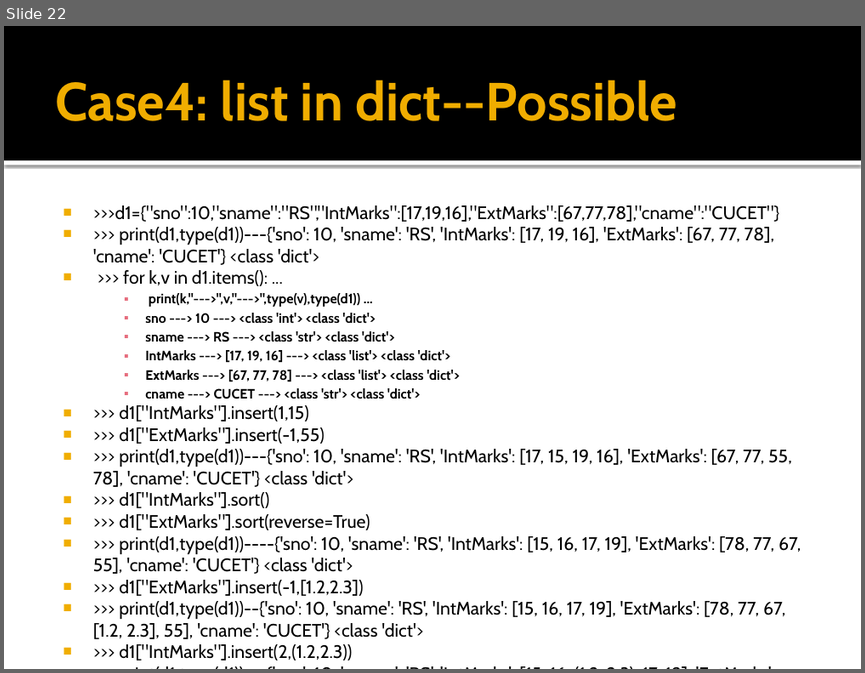
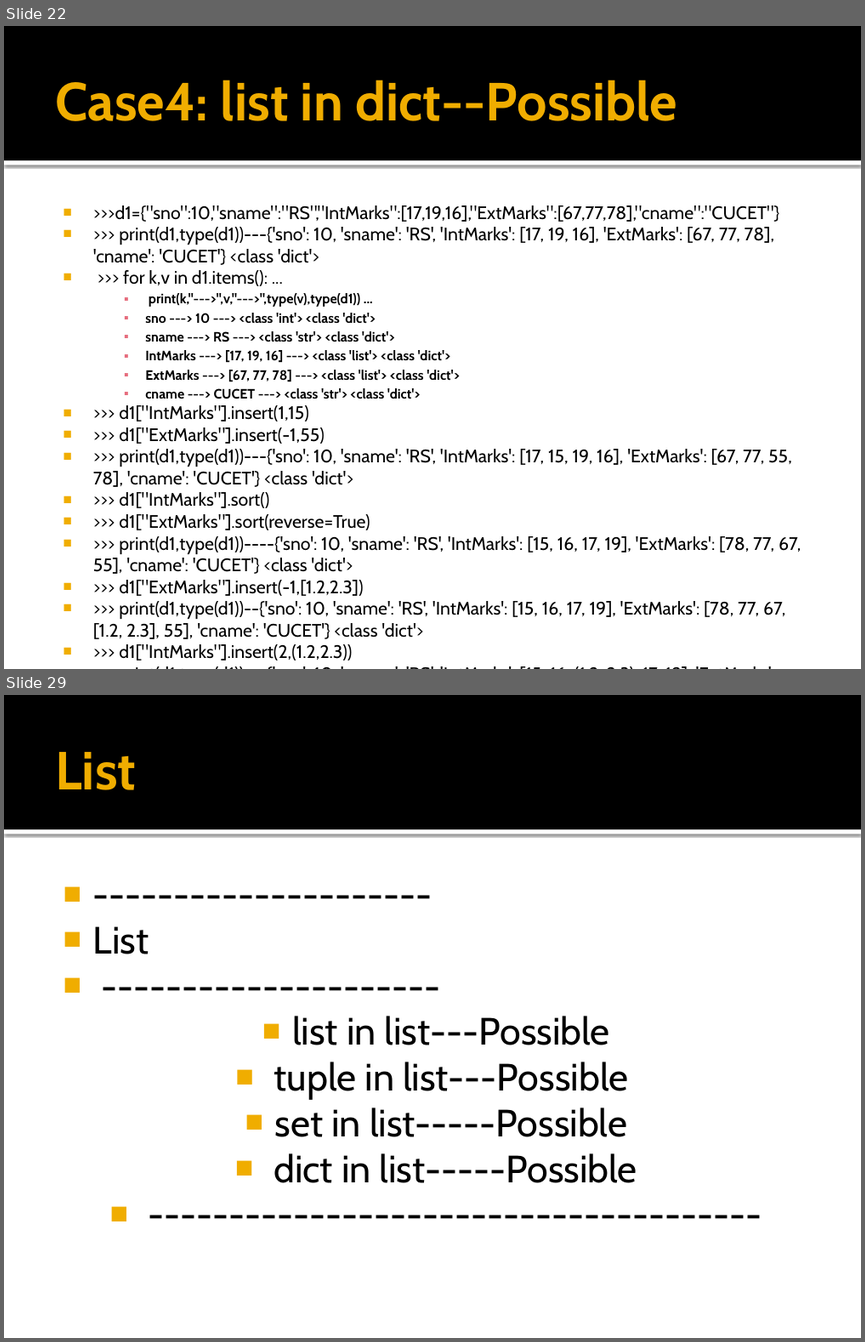
Before and after one commit to Pravesh4929/Python-Hub, a slide deck: (43)Combination of dict with dict,set,tuple and list.pptx. Shown one above the other, each under a label of ours: slide 22 before the commit, slides 22 and 29 after it; the slides between them are not shown. The pictures are 865x673 and 865x1342 pixels, drawn with LibreOffice and Linux fonts; fonts in the diff are those of the drawing. Boxes give left, top, right and bottom in pixels: in the first picture for what was removed or moved away, otherwise in the second. Text is boxed around its words. In the diff, an @@ line names an element or a change of style, - is before the commit and + after.

```diff
--- a/(43)Combination of dict with dict,set,tuple and list.pptx
+++ b/(43)Combination of dict with dict,set,tuple and list.pptx
@@ slide 29 added at <box>4,695,861,1338</box>, background #FFFFFF; not listed: 2 template elements that a slide beside it also shows @@
@@ title added at <box>55,752,136,790</box>, 45 pt, text #F0AD00, bold @@
+List
@@ text added at <box>93,926,637,1183</box>, 32 pt, text #000000 @@
+■ ---------------------
+■ List
+■ ---------------------
+■ list in list---Possible
+■ tuple in list---Possible
+■ set in list-----Possible
+■ dict in list-----Possible
+■ --------------------------------------
```
Also in this commit, not shown: 13 other slides added, 1 slide removed, 2 other files.
